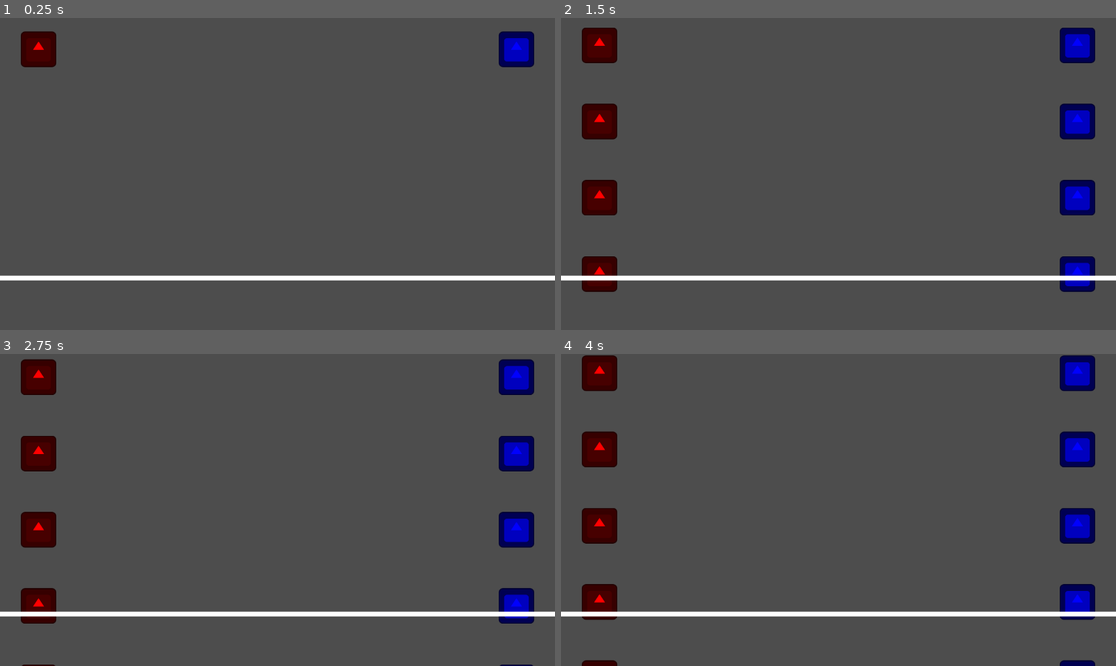
Above: before the commit, frames 1-4 (two rows, left to right).
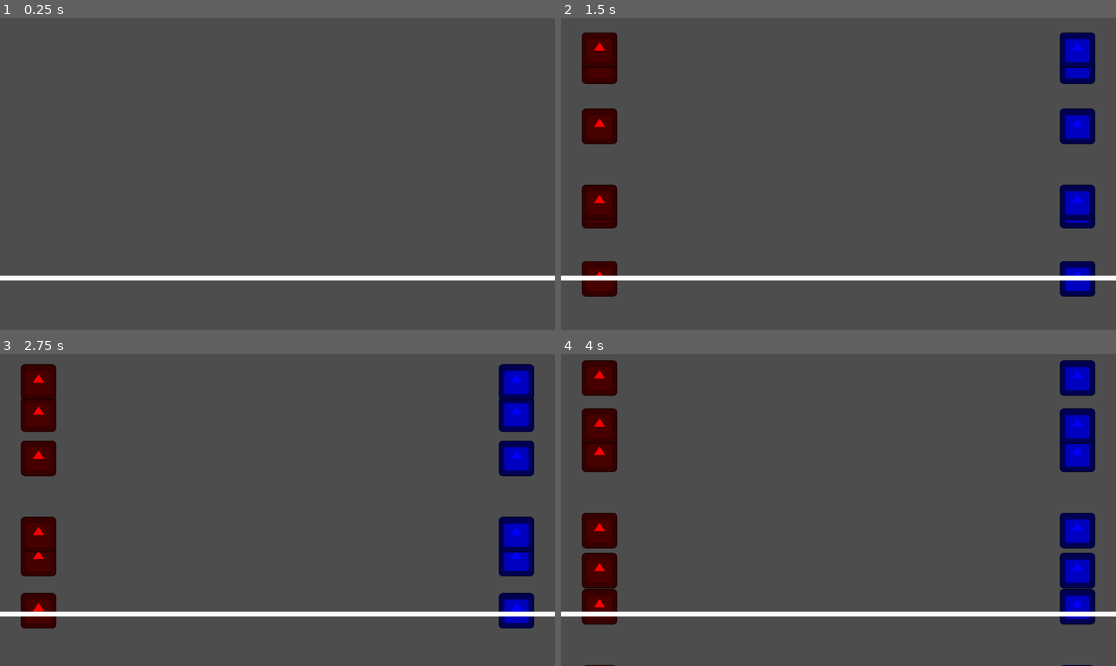
Above: after the commit, the same moments.

Repository: thechonkpotato/jittaclick
Game: Godot game, scene res://scenes/main.tscn
Two runs of this game, one before a commit and one after it. Both use one fixed random seed, a clock stepped at 60 frames per second and the inputs below. The engine's default icon, where the game draws it, is replaced by a stand-in: a white triangle on a blue panel in a dark square.
Inputs:
- Up to frame 1 (0.25 s): no input
- Up to frame 2 (1.5 s): hold Right (right) 0.53-1.28 s; hold Left (left) from 1.28 s (still down)
- Up to frame 3 (2.75 s): release Left (left) at 2.03 s; hold Right (right) from 2.03 s (still down)
- Up to frame 4 (4 s): release Right (right) at 3.53 s; hold Left (left) from 3.53 s (still down)

The runs differ from the first frame. In frame 1, 1.5% of the frame differs, in the area x 3-97%, y 4-16%; in frame 2, 3.7%; in frame 3, 5.1%, in the area x 3-97%, y 1-100%; in frame 4, 5.0%.

Commit message:
refactor: Move box spawning logic to dedicated script

Diff:
--- /dev/null
+++ b/assets/beatmap.json
@@ -0,0 +1,11 @@
+{
+	"trigger": {
+		"bpm": 100,
+		"beats": [
+			{"beat": 1, "side": "left"},
+			{"beat": 2, "side": "left"},
+			{"beat": 3, "side": "right"},
+			{"beat": 4, "side": "right"}
+		]
+	}
+}
--- /dev/null
+++ b/scenes/beatmap_reader.gd
@@ -0,0 +1,28 @@
+extends Node
+
+@onready var beat_timer := $Timer
+@onready var bmanage := get_node('../BlockManager')
+
+@export var beatmap_path: NodePath = 'res://assets/beatmap.json'
+var beatmap_file = FileAccess.open(beatmap_path, FileAccess.READ)
+var beatmap = JSON.parse_string(beatmap_file.get_as_text())
+
+var beat := 0
+
+func _ready():
+	var song = beatmap['trigger']
+	Globals.bpm = song.bpm
+	var beats: Array = song.beats
+
+	beat_timer.wait_time = Globals.bpm_wait
+	beat_timer.start()
+
+	print(beatmap)
+
+func _on_timer_timeout(): inc_beat()
+
+func inc_beat():
+	beat += 1
+	print('beat: ' + str(beat))
+	bmanage.spawn_box('left')
+	bmanage.spawn_box('right')
--- /dev/null
+++ b/scenes/beatmap_reader.tscn
@@ -0,0 +1,10 @@
+[gd_scene format=3 uid="uid://clykywk8ym0m3"]
+
+[ext_resource type="Script" uid="uid://diev3jmryx8qf" path="res://scenes/beatmap_reader.gd" id="1_h1n8w"]
+
+[node name="BeatmapReader" type="Node" unique_id=1851239135]
+script = ExtResource("1_h1n8w")
+
+[node name="Timer" type="Timer" parent="." unique_id=489195214]
+
+[connection signal="timeout" from="Timer" to="." method="_on_timer_timeout"]
--- /dev/null
+++ b/scenes/block_manager.gd
@@ -0,0 +1,21 @@
+extends Node2D
+
+const block_scene: PackedScene = preload('res://scenes/box.tscn')
+var blocks: Array[Dictionary] = [] # <-- HERE'S THE LIST NO FREAKING WAY
+
+func spawn_box(side: String):
+	var block: Area2D = block_scene.instantiate()
+	block.set_meta('side', side)
+	add_block(block)
+
+func add_block(block: Node2D):
+	blocks.append(
+		{'block': block, 'side': block.get_meta('side')}
+	)
+	add_child(block)
+
+func remove_block(block: Node2D):
+	blocks.erase(
+		{'block': block, 'side': block.get_meta('side')}
+	)
+	block.queue_free()
--- a/scenes/main.tscn
+++ b/scenes/main.tscn
@@ -2,7 +2,9 @@
 
 [ext_resource type="Script" uid="uid://73avcwnhpuhm" path="res://scripts/input_manager.gd" id="1_sugp2"]
 [ext_resource type="AudioStream" uid="uid://uqhf5lxu5psd" path="res://assets/sounds/632686.mp3" id="2_jyhfs"]
+[ext_resource type="Script" uid="uid://b24snu7kp0hxq" path="res://scenes/block_manager.gd" id="2_tbgi4"]
 [ext_resource type="AudioStream" uid="uid://bfau6rjt18aa2" path="res://assets/sounds/freesound_community-metronome-85688.mp3" id="3_tbgi4"]
+[ext_resource type="PackedScene" uid="uid://clykywk8ym0m3" path="res://scenes/beatmap_reader.tscn" id="5_tbgi4"]
 
 [node name="Main" type="Node2D" unique_id=138117711]
 script = ExtResource("1_sugp2")
@@ -10,7 +12,8 @@
 [node name="Timer" type="Timer" parent="." unique_id=5127050]
 wait_time = 0.25
 
-[node name="Blocks" type="Node2D" parent="." unique_id=1959254111]
+[node name="BlockManager" type="Node2D" parent="." unique_id=1959254111]
+script = ExtResource("2_tbgi4")
 
 [node name="Camera2D" type="Camera2D" parent="." unique_id=1719809690]
 
@@ -28,4 +31,6 @@
 [node name="Line2D" type="Line2D" parent="." unique_id=117380974]
 points = PackedVector2Array(0, 540, 1152, 540)
 
+[node name="BeatmapReader" parent="." unique_id=1851239135 instance=ExtResource("5_tbgi4")]
+
 [connection signal="timeout" from="Timer" to="." method="_on_timer_timeout"]
--- a/scripts/box.gd
+++ b/scripts/box.gd
@@ -8,11 +8,9 @@
 var height := 0.0
 @export var padding := 80.0
 
-var y_offset: float = Globals.line_y - (speed * Globals.bpm_wait * 2)
+var y_offset: float = Globals.line_y - (speed * Globals.bpm_wait * 2) + 10
 
 func _ready():
-	print(y_offset)
-	print(Globals.line_y)
 	x_range = get_viewport_rect().size.x
 	y_range = get_viewport_rect().size.y
 	width = $CollisionShape2D.shape.size.y * global_scale.y
@@ -29,7 +27,7 @@
 
 func _physics_process(delta: float) -> void:
 	global_position.y += speed * delta
-	if global_position.y > y_range + height: get_node('../..').remove_block(self) # get the blocks node2d in the main scene
+	if global_position.y > y_range + height: get_parent().remove_block(self) # get the blocks node2d in the main scene
 
 func centered_gpos():
 	return global_position + Vector2(width / 2, height / 2)
--- a/scripts/input_manager.gd
+++ b/scripts/input_manager.gd
@@ -1,12 +1,9 @@
 extends Node2D
 
-@onready var block_cluster = $Blocks
+@onready var bmanage = $BlockManager
 @onready var cam = $Camera2D
 
 var bpm: float = 100
-
-const block_scene: PackedScene = preload('res://scenes/box.tscn')
-var blocks: Array[Dictionary] = [] # <-- HERE'S THE LIST NO FREAKING WAY
 
 var left_points := 0
 var right_points := 0
@@ -18,53 +15,32 @@
 
 	$Timer.wait_time = 30 / bpm
 	randomize()
-
-	spawn_box('left')
-	spawn_box('right')
 	$Timer.start()
 
 func _physics_process(_delta):
 	if Input.is_action_just_pressed('left'):
 		test_for_blocks('left')
-		print(left_points)
 
 	if Input.is_action_just_pressed('right'):
 		test_for_blocks('right')
-		print(right_points)
 
 func _on_timer_timeout():
 	$Sound/GoodHit.play()
 
-	spawn_box('left')
-	spawn_box('right')
+	bmanage.spawn_box('left')
+	bmanage.spawn_box('right')
 
 	$Timer.start()
 
-func add_block(block: Node2D):
-	blocks.append(
-		{'block': block, 'side': block.get_meta('side')}
-	)
-
-func remove_block(block: Node2D):
-	blocks.erase(
-		{'block': block, 'side': block.get_meta('side')}
-	)
-	block.queue_free()
-
-func test_for_blocks(input_side: String):
-	for datapiece in blocks:
-		var block = datapiece.block; print(block)
-		var side = datapiece.side; print(side)
+func test_for_blocks(input_side: String): # <-- WOW LOOK AT THIS FUNCTION THAT MEETS ALL OF THE REQUIREMENTS
+	for datapiece in bmanage.blocks:
+		var block = datapiece.block
+		var side = datapiece.side
 		if side == input_side and (block.position.y + block.height) >= Globals.line_y:
-			print(absf(block.centered_gpos().y - Globals.line_y))
-			remove_block(block)
+			bmanage.remove_block(block)
 			if input_side == 'left':
 				left_points += 1
+				print(left_points)
 			elif input_side == 'right':
 				right_points += 1
-
-func spawn_box(side: String): # <-- WOW LOOK AT THIS FUNCTION THAT MEETS ALL OF THE REQUIREMENTS
-	var block: Area2D = block_scene.instantiate()
-	block.set_meta('side', side)
-	block_cluster.add_child(block)
-	add_block(block)
+				print(right_points)
Not shown, added: scenes/beatmap_reader.gd.uid
Not shown, added: scenes/block_manager.gd.uid
